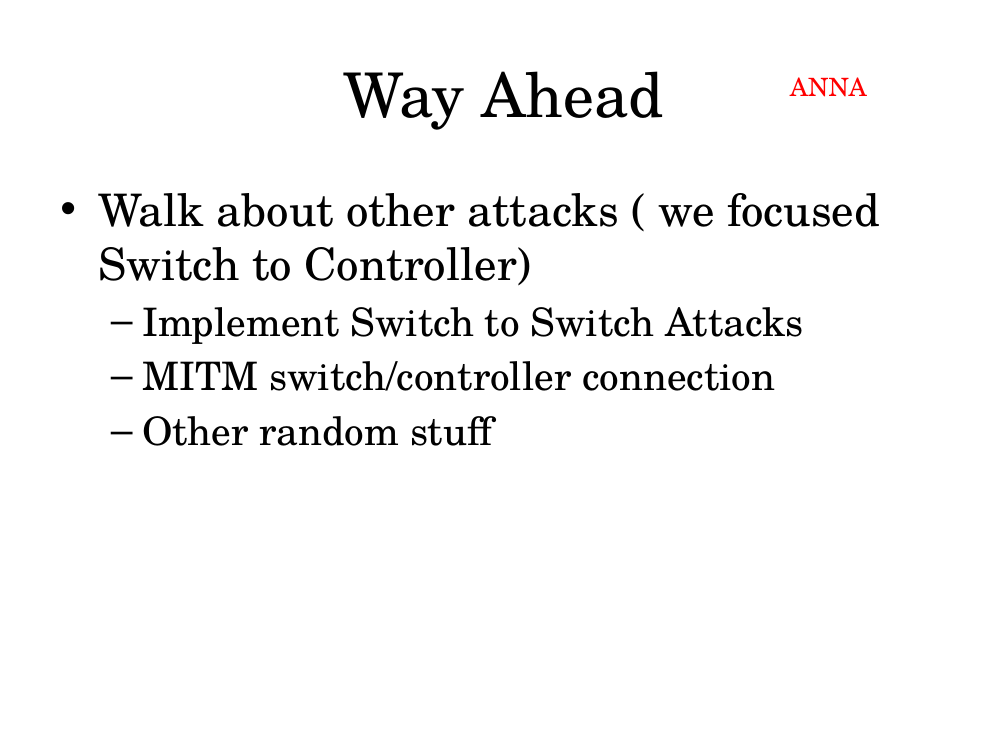
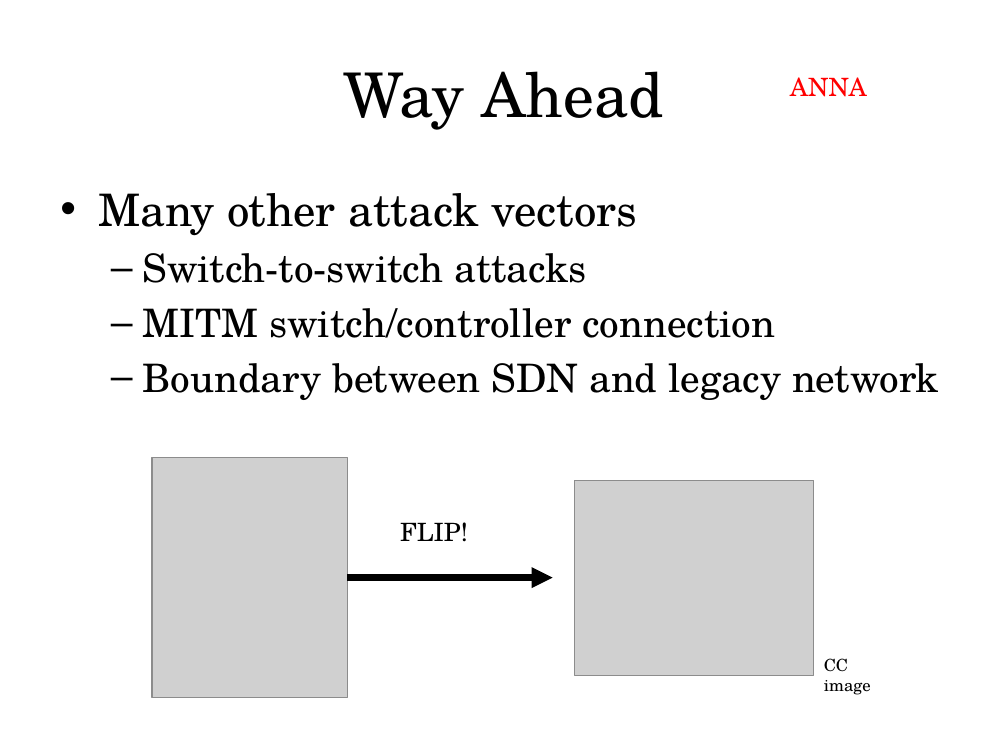
Before and after one commit to archang31/Fake-Switch-Project, a slide deck: slide 10 of COS597E_Presentation.pptx. Drawn at 1008x756 pixels with LibreOffice and Linux fonts; fonts in the diff are those of the drawing; grey boxes stand for pictures. Boxes give left, top, right and bottom in pixels: in the first picture for what was removed or moved away, otherwise in the second. Text is boxed around its words. In the diff, an @@ line names an element or a change of style, - is before the commit and + after.

```diff
--- a/COS597E_Presentation.pptx
+++ b/COS597E_Presentation.pptx
@@ text at [98, 193, 637, 283]: text changed; size 32 to 28 pt @@
-• Walk about other attacks ( we focused Switch to Controller)
-  – Implement Switch to Switch Attacks
+• Many other attack vectors
+  – Switch-to-switch attacks
@@ text at [142, 363, 939, 400]: text changed @@
-  – Other random stuff
+  – Boundary between SDN and legacy network
@@ picture added at [152, 458, 348, 698] @@
@@ picture added at [575, 480, 814, 675] @@
@@ text added at [400, 522, 468, 542], 18 pt, text #000000 @@
+FLIP!
@@ arrow added from (347, 578) to (552, 578), #000000 5 pt @@
@@ text added at [824, 658, 871, 695], 12 pt, text #000000 @@
+CC image
```
Also in this commit, not shown: 1 other slide changed, 1 other file.
